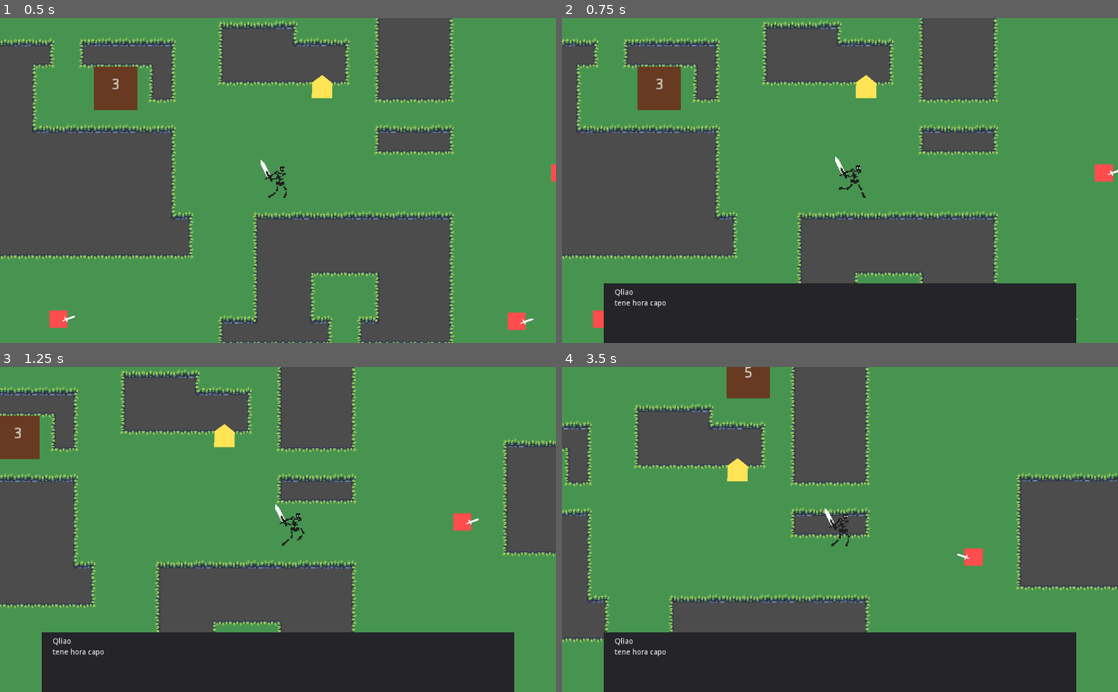
Above: before the commit, frames 1-4 (two rows, left to right).
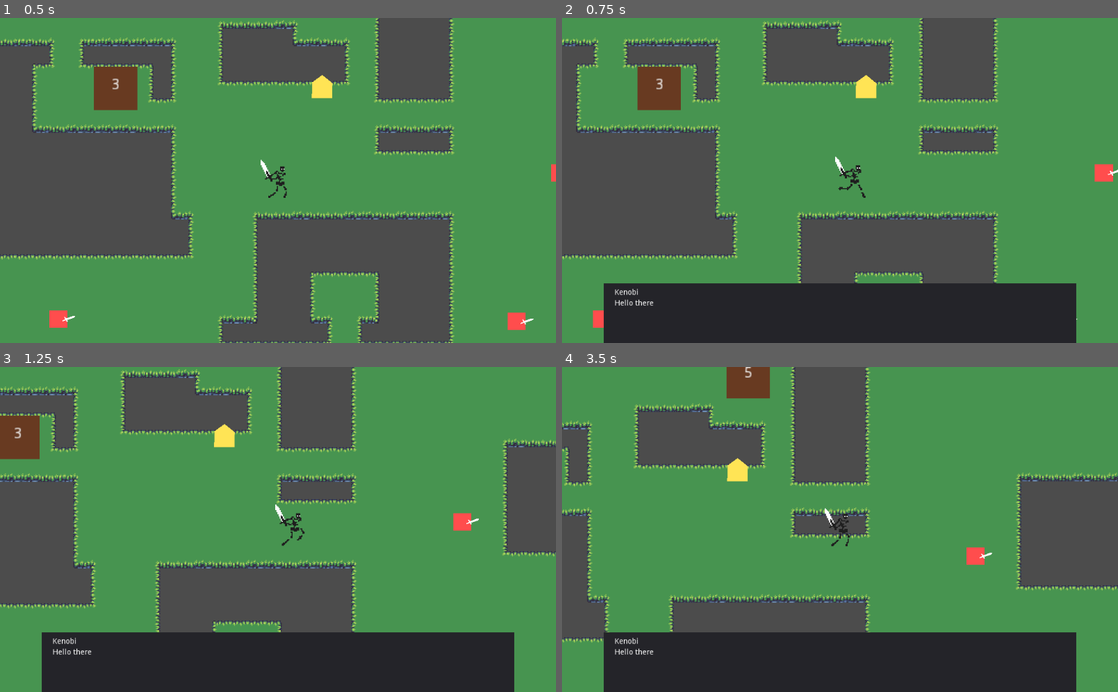
Above: after the commit, the same moments.

Repository: doorgan/godot_test
Game: Godot game, scene res://World.tscn
Two runs of this game, one before a commit and one after it. Both use one fixed random seed, a clock stepped at 60 frames per second and the inputs below.
Inputs (mouse positions are in pixels of both pictures, inside the frame that each line leads up to):
- Up to frame 1 (0.5 s): no input
- Up to frame 2 (0.75 s): move the mouse to (962, 164) at 0.52 s; hold Right (ui_right) from 0.53 s (still down); tap E (interact) at 0.6 s
- Up to frame 3 (1.25 s): keep holding Right (ui_right); tap Q (invulnerable) at 0.8 s
- Up to frame 4 (3.5 s): move the mouse to (728, 545) at 1.27 s; release Right (ui_right) at 1.28 s; hold Down (ui_down) 1.28-2.03 s; tap Q (invulnerable) at 1.35, 2.3 s; tap E (interact) at 1.55, 2.85 s; move the mouse to (895, 458) at 2.02 s; hold Right (ui_right) 2.03-2.78 s; tap J (attack) at 2.1 s; move the mouse to (812, 594) at 2.77 s; hold Up (ui_up) from 2.78 s (still down)

Frame 1 is identical in both runs. In frame 2, 0.1% of the frame differs, in the area x 9-19%, y 83-90%; in frame 3, 0.1%; in frame 4, 0.3%, in the area x 9-78%, y 55-90%.
Error before the commit: Invalid call. Nonexistent function 'tick' in base 'Node2D (PlayerStates.gd)'. (res://Player.gd:26)

Commit message:
saving changes

Diff:
--- a/Dialogue/DialogueManager.gd
+++ b/Dialogue/DialogueManager.gd
@@ -15,11 +15,11 @@
 	sequence = sequence
 	var players = get_tree().get_nodes_in_group("player")
 	for player in players:
-		player.invulnerable = true
+		player.add_effect(EffectInvulnerable)
 	dialogue_box.start(sequence)
 
 func end():
 	var players = get_tree().get_nodes_in_group("player")
 	for player in players:
-		player.invulnerable = false
+		player.remove_effect(EffectInvulnerable)
 	dialogue_box.close()
--- a/Dialogue/dialogs/01.tres
+++ b/Dialogue/dialogs/01.tres
@@ -4,5 +4,5 @@
 
 [resource]
 script = ExtResource( 1 )
-title = "Qliao"
-text = "tene hora capo"
+title = "Kenobi"
+text = "Hello there"
--- /dev/null
+++ b/Effects/Effect.gd
@@ -0,0 +1,13 @@
+extends Node
+class_name Effect
+
+export (String) var effect_name : String
+
+func start() -> void:
+	pass
+
+func finish() -> void:
+	queue_free()
+
+func tick() -> void:
+	pass
--- /dev/null
+++ b/Effects/Effects.gd
@@ -0,0 +1,5 @@
+extends Node
+class_name Effects
+
+static func create_effect(effect_type : GDScript) -> Effect:
+	return effect_type.new()
--- /dev/null
+++ b/Effects/Invulnerable.gd
@@ -0,0 +1,2 @@
+extends Effect
+class_name EffectInvulnerable
--- a/Enemy/ChaseState.gd
+++ b/Enemy/ChaseState.gd
@@ -31,6 +31,8 @@
 var state = CHASING
 
 func enter():
+	if not owner.target:
+		emit_signal("finished", "idle")
 	navigation = owner.get_tree().get_nodes_in_group("navigation")[0]
 	get_path()
 	$Timer.start()
@@ -41,7 +43,7 @@
 	$Timer.stop()
 
 func physics_process(delta):
-	if owner.target.invulnerable:
+	if owner.target.has_effect(EffectInvulnerable):
 		return emit_signal("finished", "idle")
 	var distance_to_target = owner.position.distance_to(owner.target.position)
 	var direction_to_target = owner.position.direction_to(owner.target.position)
--- a/Enemy/IdleState.gd
+++ b/Enemy/IdleState.gd
@@ -6,7 +6,7 @@
 func physics_process(delta):
 	var targets = owner.get_node("Perception").get_overlapping_bodies()
 	for t in targets:
-		if t.is_in_group("player") and not t.invulnerable:
+		if t.is_in_group("player") and not t.has_effect(EffectInvulnerable):
 			owner.target = t
 			emit_signal("finished", "chase")
 			return
--- a/NPC.tscn
+++ b/NPC.tscn
@@ -23,7 +23,7 @@
 margin_right = 22.81
 margin_bottom = -17.7933
 rect_scale = Vector2( 1.16, 1 )
-text = "Hablar"
+text = "[E] Talk"
 __meta__ = {
 "_edit_use_anchors_": false
 }
--- a/Player.gd
+++ b/Player.gd
@@ -1,4 +1,4 @@
-extends KinematicBody2D
+extends Unit
 
 signal state_change(new_state)
 
@@ -7,7 +7,6 @@
 var motion: Vector2 = Vector2()
 var facing: Vector2 = Vector2.RIGHT setget set_facing
 var animations
-var invulnerable : = false
 
 # Flags
 var is_shielding : = false
@@ -15,15 +14,16 @@
 
 func _unhandled_input(event):
 	if Input.is_action_just_released("invulnerable"):
-		invulnerable = !invulnerable
+		print("toggle inv")
+		if has_effect(EffectInvulnerable):
+			remove_effect(EffectInvulnerable)
+		else:
+			add_effect(EffectInvulnerable)
 
 func _ready():
 	$AnimationTree.active = true
 	animations = $AnimationTree.get("parameters/playback")
 	$States.start()
-
-func _physics_process(delta):
-	$States.tick(delta)
 
 func get_input_axis() -> Vector2:
 	var axis = Vector2.ZERO
--- a/Player.tscn
+++ b/Player.tscn
@@ -665,6 +665,7 @@
 __meta__ = {
 "_edit_vertical_guides_": [  ]
 }
+effects_slot = NodePath("EffectsSlot")
 
 [node name="Sprite" type="Sprite" parent="."]
 texture = ExtResource( 2 )
@@ -777,5 +778,7 @@
 
 [node name="CollisionPolygon2D" type="CollisionPolygon2D" parent="Shieldbox"]
 polygon = PoolVector2Array( 0.0272408, -34.8871, 10, -30, 16.7194, -21.1932, 16.8897, -10.125, 11.2704, -0.759556, 0.206482, 4.90483 )
+
+[node name="EffectsSlot" type="Node2D" parent="."]
 [connection signal="hit" from="Hurtbox" to="." method="_on_hit"]
 [connection signal="timeout" from="States/Roll/Timer" to="States/Roll" method="_on_Timer_timeout"]
--- a/Stagger.gd
+++ b/Stagger.gd
@@ -18,4 +18,4 @@
 	owner.velocity = owner.move_and_slide(direction * STAGGER_KNOCKBACK_SPEED)
 
 func _on_Timer_timeout():
-	emit_signal("finished", "chase")
+	emit_signal("finished", "idle")
--- a/Unit/Unit.gd
+++ b/Unit/Unit.gd
@@ -11,24 +11,40 @@
 	assert(effects_slot)
 
 
-func add_effect(effect : Node) -> void:
-	# TODO: use an Effect node as type
-	# TODO: check duplicates
+# EFFECTS
+
+# Adds an effect to the unit
+func add_effect(effect_type: GDScript) -> void:
+	# TODO: check duplicates?
+	var effect : Effect = effect_type.new()
 	EffectsSlot.add_child(effect)
 
 
 # Removes the effect from the unit.
 # Should take a Node, a NodePath or a custom resource?
-func remove_effect(effect_name : NodePath) -> void:
-	EffectsSlot.get_node(effect_name).finish()
+func remove_effect(effect_type : GDScript) -> void:
+	var effect = get_effect(effect_type)
+	if effect:
+		effect.finish()
 
 # Returns the current active effects on the unit
 # Should return an array of nodes or an array of custom resources?
 func get_active_effects() -> Array:
 	return EffectsSlot.get_children()
 
-func has_effect(effect_name):
+
+# Checks if the unit has an effect of the given type
+func has_effect(effect_type : GDScript) -> bool:
 	for effect in get_active_effects():
-		if effect.name == effect_name:
+		if effect is effect_type:
+			print("has effect!")
 			return true
 	return false
+
+
+# Gets an effect of the given type or nulls if it doesn't find one
+func get_effect(effect_type : GDScript) -> Effect:
+	for effect in get_active_effects():
+		if effect is effect_type:
+			return effect
+	return null
--- a/project.godot
+++ b/project.godot
@@ -24,6 +24,21 @@
 "language": "GDScript",
 "path": "res://Dialogue/DialogueSequence.gd"
 }, {
+"base": "Node",
+"class": "Effect",
+"language": "GDScript",
+"path": "res://Effects/Effect.gd"
+}, {
+"base": "Effect",
+"class": "EffectInvulnerable",
+"language": "GDScript",
+"path": "res://Effects/Invulnerable.gd"
+}, {
+"base": "Node",
+"class": "Effects",
+"language": "GDScript",
+"path": "res://Effects/Effects.gd"
+}, {
 "base": "Area2D",
 "class": "Hurtbox",
 "language": "GDScript",
@@ -48,6 +63,9 @@
 "Agent": "",
 "Dialogue": "",
 "DialogueSequence": "",
+"Effect": "",
+"EffectInvulnerable": "",
+"Effects": "",
 "Hurtbox": "",
 "State": "",
 "StateMachine": "",
